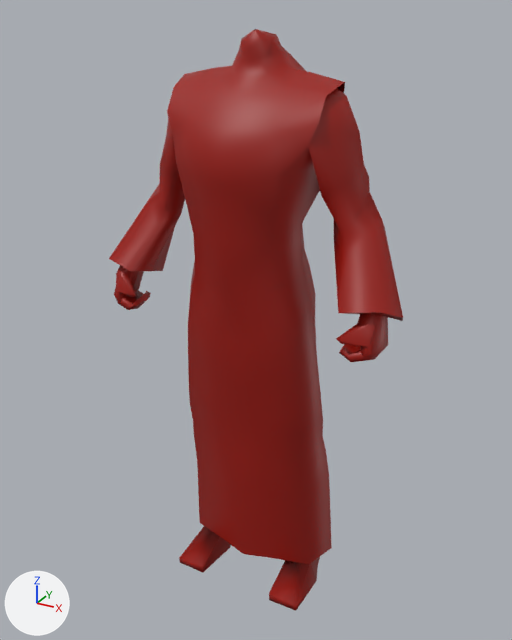
The COLLADA model art/meshes/skeletal/new/m_armor_dress_sleeves.dae: old version first, new version second.
Before and after are seen from a camera (50 mm lens) standing at (2.1, -3.8, 3.96) and looking at (-0.01, 0.03, 2.04). The axes (+X, +Y, +Z) are drawn at lower left. The lights are the same throughout. Vertices at the same position are counted once.

Before the edit, the objects in view are built like this:
```python
me_cube_022 = bpy.data.meshes.new('Cube.022')
me_cube_022.from_pydata(...)  # 391 vertices, 752 faces; spans x -1.04..1.04, y -0.43..0.38, z 0.0..3.85
me_cube_022.materials.append(mat_unit_001)  # red #9c1000
ob_m_armor_dress_sleeves = bpy.data.objects.new('m_armor_dress_sleeves', me_cube_022)
ob_m_armor_dress_sleeves.location = (0.0, 0.0, 0.0)
```
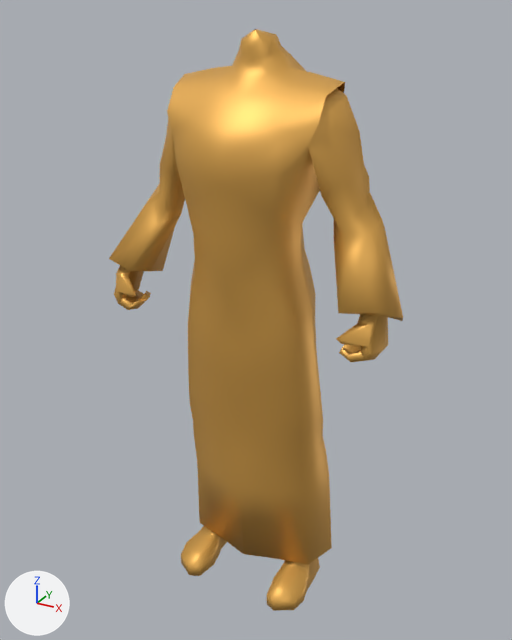
The change, as JSON lines over the scene's bpy script:
```json
{"op": "add", "block": "mat_skin", "code": ["mat_skin = principled_material('Skin')", "mat_skin.base_color = (0.8, 0.433, 0.0937)  # orange #e7b056", "mat_skin.metallic = 0.5"]}
{"block": "me_cube_022", "where": "# used by ob_m_armor_dress_sleeves; location = (0.0, 0.0, 0.0)"}
{"op": "remove", "block": "me_cube_022", "code": "me_cube_022.from_pydata(...)  # 391 vertices, 752 faces; spans x -1.04..1.04, y -0.43..0.38, z 0.0..3.85"}
{"op": "add", "block": "me_cube_022", "code": "me_cube_022.from_pydata(...)  # 423 vertices, 816 faces; spans x -1.04..1.04, y -0.43..0.38, z 0.0..3.85"}
{"block": "me_cube_022", "change": "me_cube_022 part 1"}
{"block": "me_cube_022", "change": "16 vertices are removed from x -0.51..0.51, y -0.3..0.34, z 0.0..0.07"}
{"block": "me_cube_022", "change": "48 faces are deleted"}
{"block": "me_cube_022", "change": "2 vertices move from x -0.29..0.29, y -0.3, z 0.0 to x -0.28..0.28, y -0.1, z 0.15"}
{"block": "me_cube_022", "change": "48 vertices are added at x -0.51..0.51, y -0.38..0.3, z 0.0..0.16"}
{"block": "me_cube_022", "change": "112 new faces join them"}
{"block": "me_cube_022", "change": "me_cube_022 part 2: 704 faces spanning x -1.04..1.04, y -0.43..0.38, z 0.17..3.85 switch from mat_unit_001 (red #9c1000) to mat_skin (orange #e7b056)"}
```

Boxes (x1, y1, x2, y2) around the edits, measured in the pictures (512 x 640 px):
```json
{"part": 1, "of": "me_cube_022", "change": "built on", "before": [179, 526, 320, 611], "after": [181, 526, 320, 611]}
{"part": 2, "of": "me_cube_022", "change": "recoloured", "before": [109, 29, 403, 564], "after": [109, 29, 403, 564]}
```
